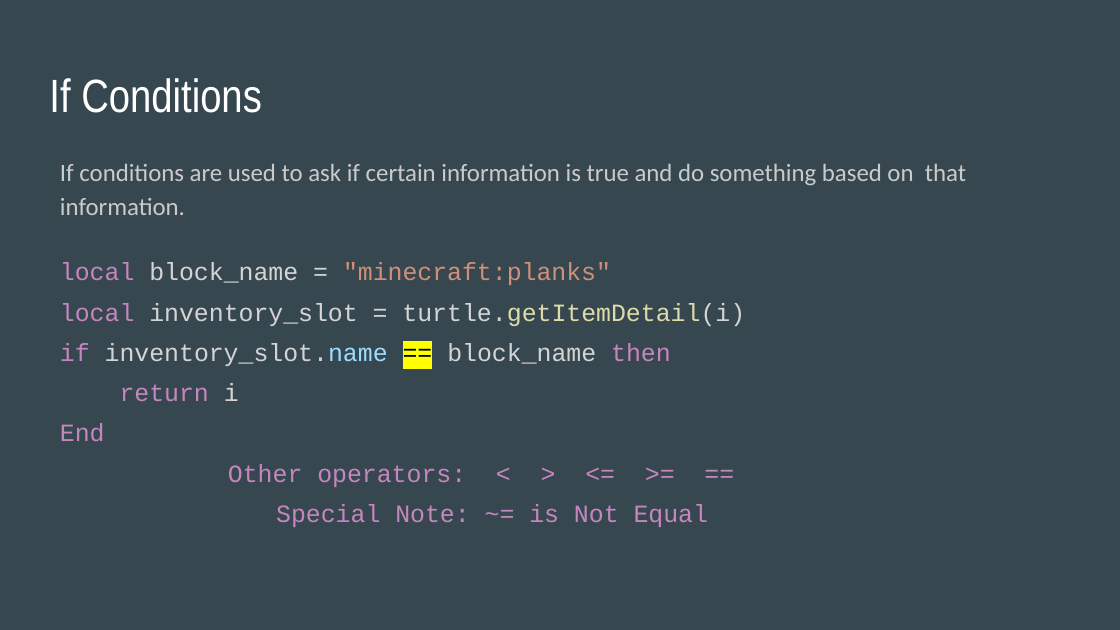
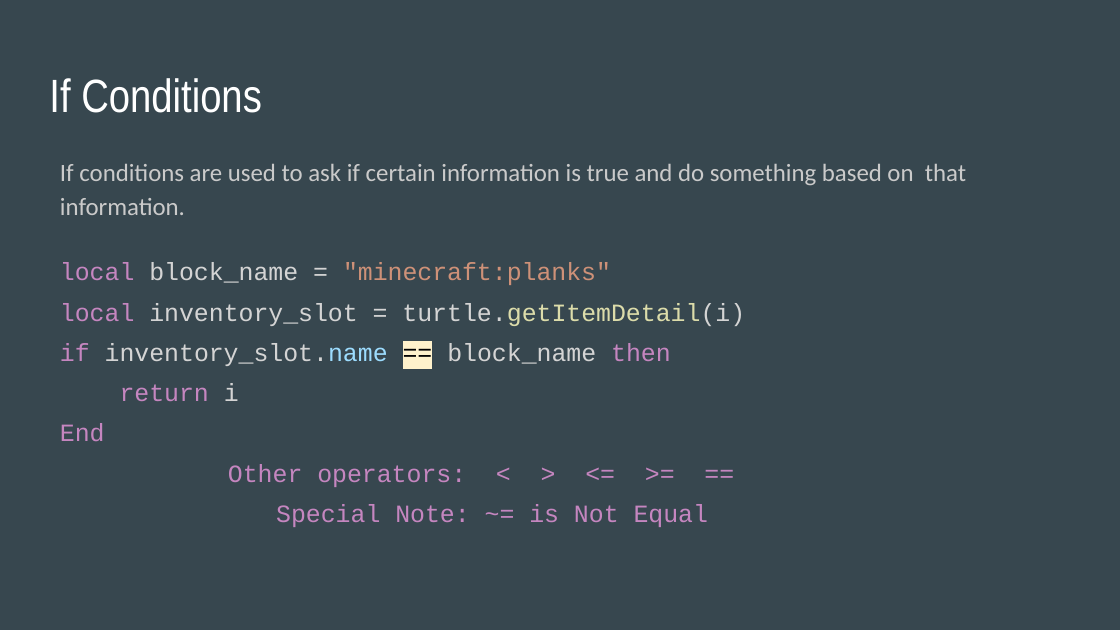
Before and after one commit to RebeccaVonRuden/ThatConference-2017, a slide deck: slide 9 of MinecraftComputerCraftLua2017.pptx. Drawn at 1120x630 pixels with LibreOffice and Linux fonts; fonts in the diff are those of the drawing. Boxes give left, top, right and bottom in pixels: in the first picture for what was removed or moved away, otherwise in the second. Text is boxed around its words. In the diff, an @@ line names an element or a change of style, - is before the commit and + after.

```diff
--- a/MinecraftComputerCraftLua2017.pptx
+++ b/MinecraftComputerCraftLua2017.pptx
@@ text at bbox=[60, 343, 671, 366]: highlight #FFFF00 to #FFF2CC in "==" @@
```
Also in this commit, not shown: 2 other slides changed, 1 other file.
